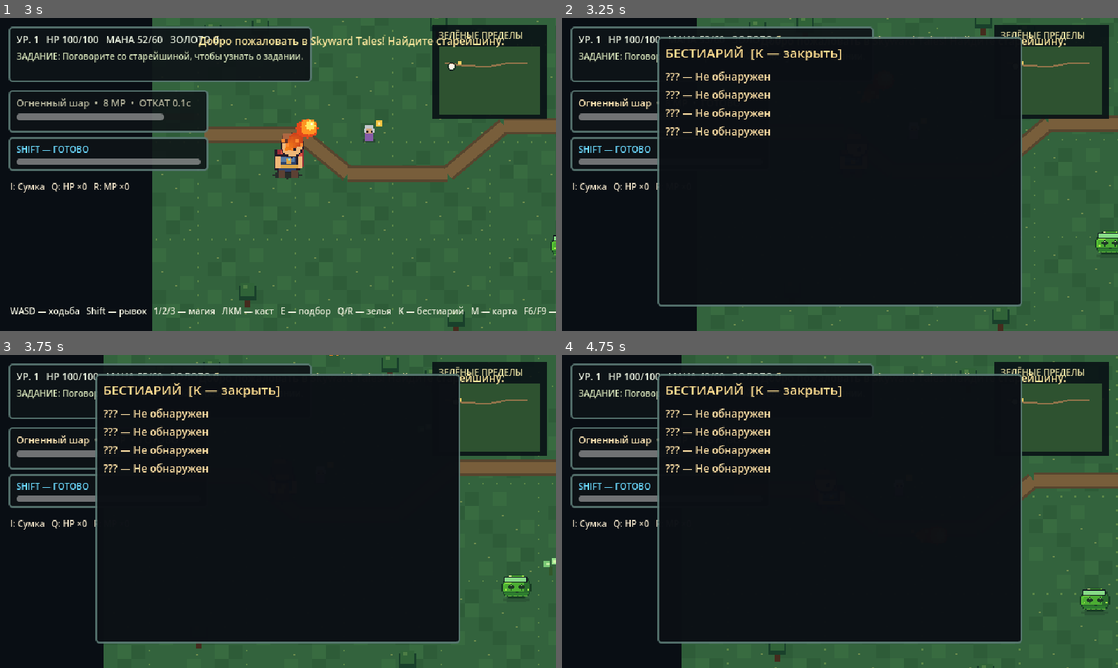
Above: before the commit, frames 1-4 (two rows, left to right).
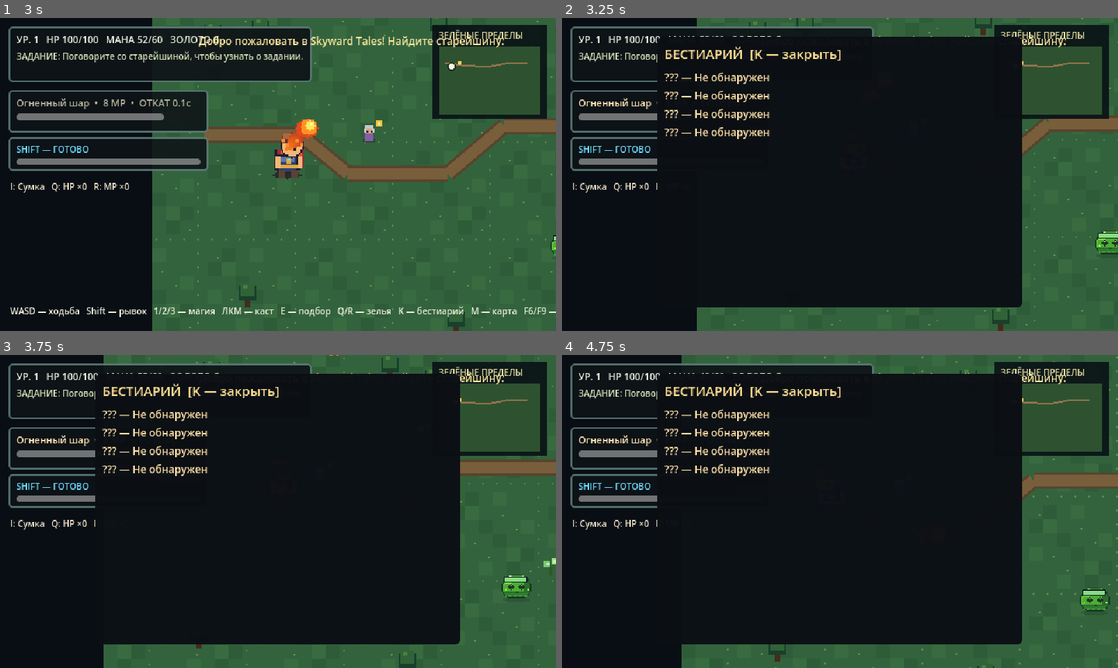
Above: after the commit, the same moments.

Repository: DoctorStrangeSH/Skyward-Tales
Game: Godot game, scene res://scenes/title_menu.tscn
Two runs of this game, one before a commit and one after it. Both use one fixed random seed, a clock stepped at 60 frames per second and the inputs below.
Inputs (mouse positions are in pixels of both pictures, inside the frame that each line leads up to):
- Up to frame 1 (3 s): click "Новая игра" at 0.5 s; tap Enter at 1.25 s; move the mouse to (400, 158) at 1.27 s; hold D (move_right) 1.28-2.03 s; tap M at 1.35, 2.3 s; click (400, 158) at 1.42 s; tap K at 1.55, 2.1 s; tap Space at 2 s; move the mouse to (166, 190) at 2.02 s; hold S (move_down) 2.03-2.78 s; click (166, 190) at 2.17 s; move the mouse to (333, 105) at 2.77 s; press the mouse at (333, 105) at 2.78 s; hold D (move_right) from 2.78 s (still down)
- Up to frame 2 (3.25 s): keep holding D (move_right); tap K at 3.05 s
- Up to frame 3 (3.75 s): move the mouse to (250, 574) at 3.52 s; release D (move_right) at 3.53 s; release the mouse at (250, 574) at 3.53 s; hold W (move_up) from 3.53 s (still down); tap E (interact) at 3.6 s; click (250, 574) at 3.67 s
- Up to frame 4 (4.75 s): tap M at 3.8, 4.35 s; tap Enter at 4.25 s; move the mouse to (1006, 558) at 4.27 s; release W (move_up) at 4.28 s; hold A (move_left) from 4.28 s (still down); click (1006, 558) at 4.42 s; tap K at 4.55 s

Frame 1 is identical in both runs. In frame 2, 3.3% of the frame differs, in the area x 17-83%, y 6-93%; in frame 3, 3.3%; in frame 4, 3.3%.

Commit message:
refactor: extract bestiary panel from HUD

Diff:
--- /dev/null
+++ b/scripts/bestiary_panel.gd
@@ -0,0 +1,47 @@
+extends PanelContainer
+class_name BestiaryPanel
+
+var entry_list: VBoxContainer
+
+func _ready() -> void:
+	position = Vector2(110, 22)
+	custom_minimum_size = Vector2(420, 310)
+	mouse_filter = Control.MOUSE_FILTER_STOP
+	var style := StyleBoxFlat.new()
+	style.bg_color = Color(0.045, 0.06, 0.08, 0.98)
+	style.set_corner_radius_all(6)
+	style.set_content_margin_all(8)
+	add_theme_stylebox_override("panel", style)
+	var box := VBoxContainer.new()
+	box.add_theme_constant_override("separation", 8)
+	add_child(box)
+	box.add_child(_label("БЕСТИАРИЙ  [K — закрыть]", 15, Color(1.0, 0.87, 0.57)))
+	var scroll := ScrollContainer.new()
+	scroll.custom_minimum_size = Vector2(400, 265)
+	box.add_child(scroll)
+	entry_list = VBoxContainer.new()
+	entry_list.custom_minimum_size = Vector2(382, 0)
+	scroll.add_child(entry_list)
+	visible = false
+
+func populate(entries: Dictionary, discovered: Dictionary) -> void:
+	for child in entry_list.get_children():
+		entry_list.remove_child(child)
+		child.queue_free()
+	for id in entries:
+		var entry: Dictionary = entries[id]
+		var seen: bool = bool(discovered.get(id, false))
+		entry_list.add_child(_label(str(entry.get("name", id)) if seen else "??? — Не обнаружен", 12, Color(1.0, 0.88, 0.65)))
+		if seen:
+			var detail := _label("Место: %s\nАтака: %s\nСлабость: %s\nЗащита: %s" % [str(entry.get("habitat", "")), str(entry.get("attack", "")), str(entry.get("weakness", "")), str(entry.get("resistance", ""))], 9, Color(0.81, 0.88, 0.9))
+			detail.autowrap_mode = TextServer.AUTOWRAP_WORD_SMART
+			detail.custom_minimum_size = Vector2(365, 70)
+			entry_list.add_child(detail)
+
+func _label(value: String, font_size: int, color: Color) -> Label:
+	var result := Label.new()
+	result.text = value
+	result.add_theme_font_size_override("font_size", font_size)
+	result.add_theme_color_override("font_color", color)
+	result.mouse_filter = Control.MOUSE_FILTER_IGNORE
+	return result
--- a/scripts/hud.gd
+++ b/scripts/hud.gd
@@ -52,6 +52,7 @@
 var talent_list: VBoxContainer
 var talent_visible: bool = false
 var bestiary_panel: PanelContainer
+var bestiary_view: BestiaryPanel
 var bestiary_list: VBoxContainer
 var bestiary_visible: bool = false
 var minimap: WorldMinimap
@@ -236,23 +237,10 @@
 	talent_box.add_child(talent_list)
 	talent_panel.visible = false
 
-	bestiary_panel = PanelContainer.new()
-	bestiary_panel.position = Vector2(110, 22)
-	bestiary_panel.custom_minimum_size = Vector2(420, 310)
-	bestiary_panel.mouse_filter = Control.MOUSE_FILTER_STOP
-	bestiary_panel.add_theme_stylebox_override("panel", _panel_style(Color(0.045, 0.06, 0.08, 0.98)))
-	root.add_child(bestiary_panel)
-	var bestiary_box := VBoxContainer.new()
-	bestiary_box.add_theme_constant_override("separation", 8)
-	bestiary_panel.add_child(bestiary_box)
-	bestiary_box.add_child(_make_label("БЕСТИАРИЙ  [K — закрыть]", 15, Color(1.0, 0.87, 0.57)))
-	var scroll := ScrollContainer.new()
-	scroll.custom_minimum_size = Vector2(400, 265)
-	bestiary_box.add_child(scroll)
-	bestiary_list = VBoxContainer.new()
-	bestiary_list.custom_minimum_size = Vector2(382, 0)
-	scroll.add_child(bestiary_list)
-	bestiary_panel.visible = false
+	bestiary_view = BestiaryPanel.new()
+	root.add_child(bestiary_view)
+	bestiary_panel = bestiary_view
+	bestiary_list = bestiary_view.entry_list
 
 	dialogue_panel = PanelContainer.new()
 	dialogue_panel.position = Vector2(140, 246)
@@ -398,21 +386,8 @@
 func toggle_bestiary(entries: Dictionary, discovered: Dictionary) -> void:
 	bestiary_visible = not bestiary_visible
 	bestiary_panel.visible = bestiary_visible
-	if not bestiary_visible:
-		return
-	for child in bestiary_list.get_children():
-		bestiary_list.remove_child(child)
-		child.queue_free()
-	for id in entries:
-		var entry: Dictionary = entries[id]
-		var seen: bool = bool(discovered.get(id, false))
-		var name_label := _make_label(str(entry.get("name", id)) if seen else "??? — Не обнаружен", 12, Color(1.0, 0.88, 0.65))
-		bestiary_list.add_child(name_label)
-		if seen:
-			var detail := _make_label("Место: %s\nАтака: %s\nСлабость: %s\nЗащита: %s" % [str(entry.get("habitat", "")), str(entry.get("attack", "")), str(entry.get("weakness", "")), str(entry.get("resistance", ""))], 9, Color(0.81, 0.88, 0.9))
-			detail.autowrap_mode = TextServer.AUTOWRAP_WORD_SMART
-			detail.custom_minimum_size = Vector2(365, 70)
-			bestiary_list.add_child(detail)
+	if bestiary_visible:
+		bestiary_view.populate(entries, discovered)
 
 func show_talent_choices(choices: Array[Dictionary]) -> void:
 	for child in talent_list.get_children():
--- /dev/null
+++ b/tests/bestiary_panel.gd
@@ -0,0 +1,35 @@
+extends SceneTree
+
+func _initialize() -> void:
+	call_deferred("_run")
+
+func _check(ok: bool, reason: String) -> bool:
+	if not ok:
+		push_error("BESTIARY PANEL FAILED: " + reason)
+		quit(1)
+		return false
+	return true
+
+func _run() -> void:
+	var game: Node2D = load("res://scenes/main.tscn").instantiate()
+	root.add_child(game)
+	await process_frame
+	var hud: GameHud = game.hud
+	if not _check(hud.bestiary_panel is BestiaryPanel and hud.bestiary_list == hud.bestiary_view.entry_list, "panel or list alias missing"):
+		return
+	var entries: Dictionary = {"slime": {"name": "Слизень", "habitat": "Лес", "attack": "Удар", "weakness": "Огонь", "resistance": "Лёд"}}
+	hud.toggle_bestiary(entries, {})
+	if not _check(hud.bestiary_visible and hud.bestiary_list.get_child_count() == 1, "hidden enemy should show one entry"):
+		return
+	var unknown: Label = hud.bestiary_list.get_child(0) as Label
+	if not _check(unknown != null and unknown.text.contains("Не обнаружен"), "undiscovered name leaked"):
+		return
+	hud.toggle_bestiary(entries, {})
+	hud.toggle_bestiary(entries, {"slime": true})
+	if not _check(hud.bestiary_list.get_child_count() == 2, "discovered enemy must show details"):
+		return
+	var info: Label = hud.bestiary_list.get_child(1) as Label
+	if not _check(info != null and info.text.contains("Слабость: Огонь"), "details missing"):
+		return
+	print("BESTIARY PANEL OK: hidden/discovered content and HUD aliases")
+	quit(0)
Not shown, changed: docs/AI_HANDOFF.md
Not shown, changed: docs/ROADMAP.md
